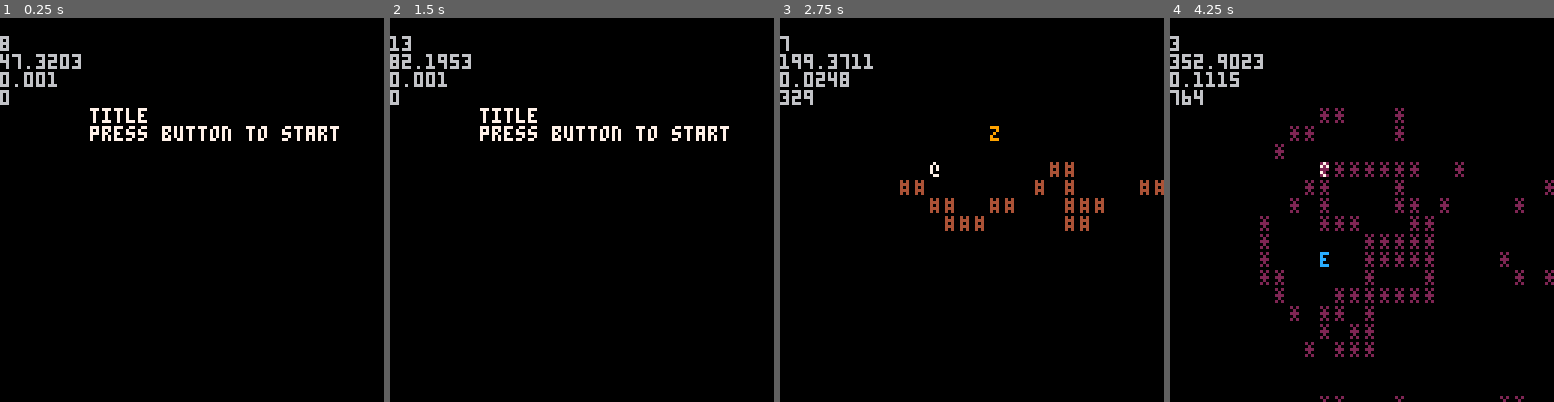
Above: before the commit, frames 1-4 (left to right).
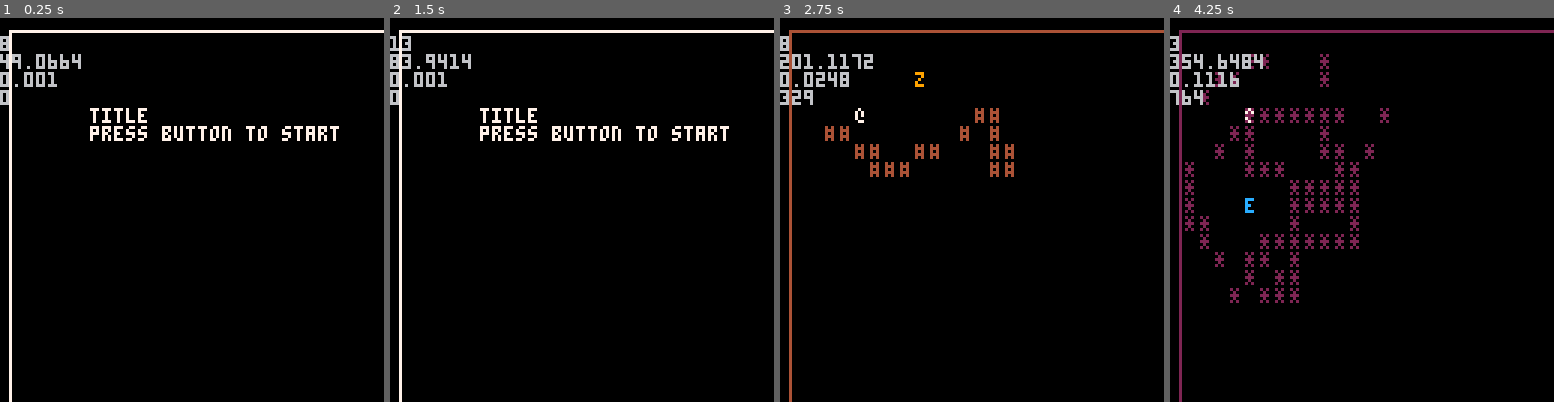
Above: after the commit, the same moments.

Repository: arnodick/castle
Game: PICO-8 cartridge castle.p8
The game is run twice, just before and just after one commit, with the same random seed, the same clock (stepped at 60 frames per second) and the same inputs.
Inputs:
- Up to frame 1 (0.25 s): no input
- Up to frame 2 (1.5 s): tap X (X key) at 0.33, 1.07 s; tap O (Z key) at 0.7 s
- Up to frame 3 (2.75 s): hold Right 1.6-2.1 s; tap O (Z key) at 1.7, 2.1, 2.5 s; tap X (X key) at 1.85 s; hold Up 2.15-2.42 s; hold Right from 2.47 s (still down)
- Up to frame 4 (4.25 s): tap O (Z key) every 0.4 s from 2.9 to 4.1 s; tap X (X key) at 2.97, 4.08 s; release Right at 3.03 s; hold Left 3.08-3.58 s; hold Down 3.63-3.97 s; hold Right from 4.02 s (still down)

The runs differ from the first frame. In frame 1, 1.6% of the frame differs, in the area x 2-100%, y 3-100%; in frame 2, 1.7%; in frame 3, 4.7%; in frame 4, 7.7%.

Commit message:
screen stuff and attack power

Diff:
--- a/castle.p8
+++ b/castle.p8
@@ -26,8 +26,12 @@
 		sector_a=4
 		room_w=sector_s*sector_a
 		loadmap(room_w,sector_a)
-		p=makeactor(1,actortypes[1].ch,5,5,actortypes[1].c,actortypes[1].m)
-		cam[1]=p.x*cellw-10*cellw cam[2]=p.y*cellh-8*cellh
+		p=makeactor(1,5,5)
+		--cam[1]=p.x*cellw-10*cellw cam[2]=p.y*cellh-8*cellh
+		--cam[2]=p.y*cellh-8*cellh
+		--cam[1]=(p.x%sector_a)*sector_s
+		cam[1]=flr(p.x/sector_s)*sector_s*cellw
+		cam[2]=flr(p.y/sector_s)*sector_s*cellh
 		loadactors(room_w)
 	end
 end
@@ -44,7 +48,10 @@
 			foreach(actors,doactor)
 		end
 		foreach(actors,shake)
-		cam[1]=p.x*cellw-10*cellw cam[2]=p.y*cellh-8*cellh
+		--cam[1]=p.x*cellw-10*cellw cam[2]=p.y*cellh-8*cellh
+		cam[1]=flr(p.x/sector_s)*sector_s*cellw
+		cam[2]=flr(p.y/sector_s)*sector_s*cellh
+		--cam[2]=p.y*cellh-8*cellh
 		if btnp(4) then
 			level+=1
 			if level>3 then level=0 end
@@ -70,7 +77,8 @@
 		foreach(actors,drawactor)
 	end
 --		if debug then print(xs,16*cellw+cellw,16*cellh+cellh) end
---		rect(-2+cellw,-2+cellh,16*cellw+cellw-1,16*cellh+cellh)
+		--rect(-2+cellw,-2+cellh,16*cellw-1,16*cellh)
+		rect(-2+cellw,-2+cellh,64*cellw-1,64*cellh)
 	if debug then
 		for a=1,#debug_l do
 			print(debug_l[a],cam[1],cam[2]+a*6,6)
@@ -107,7 +115,7 @@
 		for a=1,r do
 			local cell=room[a][b]
 			if cell>0 then
-				makeactor(cell,actortypes[cell].ch,a,b,actortypes[cell].c,actortypes[cell].m)
+				makeactor(cell,a,b)
 			end
 		end
 	end
@@ -186,16 +194,17 @@
 	end
 end
 
-function makeactor(t,ch,x,y,c,m)
+function makeactor(t,x,y)
 	local a={}
 	a.t=t
-	a.ch=ch
 	a.x=x
 	a.y=y
-	a.c=c
-	a.m=m
 	a.attack=0
 	a.attackdir=0
+	a.attackpwr=3
+	if #actors==0 then
+		a.attackpwr=2
+	end
 	a.hit=0
 	a.shakex=0
 	a.shakey=0
@@ -204,7 +213,13 @@
 end
 
 function drawactor(a)
-	print(a.ch,a.x*cellw+a.shakex,a.y*cellh+a.shakey,a.c)
+--cam[1]=flr(p.x/sector_s)*sector_s*cellw
+		--cam[2]=flr(p.y/sector_s)*sector_s*cellw
+	if (flr((a.x)/sector_s)*sector_s*cellw)==cam[1] then
+		if(flr((a.y)/sector_s)*sector_s*cellh)==cam[2] then
+			print(actortypes[a.t].ch,a.x*cellw+a.shakex,a.y*cellh+a.shakey,actortypes[a.t].c)
+		end
+	end
 --	print(a.x,a.x*cellw+cellw,a.y*cellh,a.c)
 --	print(a.y,a.x*cellw,a.y*cellh+cellh,a.c)
 end
@@ -220,10 +235,10 @@
 end
 
 function movetype(a)
-	if a.m==1 then
+	if actortypes[a.t].m==1 then
 		return btnp()
 	end
-	if a.m==2 then
+	if actortypes[a.t].m==2 then
 		return followactor(a,p)
 	end
 end
@@ -232,12 +247,18 @@
 	if d!=0 then
 		local dire=direction(d)
 
+		if a.x+dire[1]<1 then a.x=room_w end
+		if a.x+dire[1]>=room_w then a.x=1 end
+		if a.y+dire[2]<1 then a.y=room_w end
+		if a.y+dire[2]>=room_w then a.y=1 end
+--		if a.x+dire[1]>1 then a.x=64 end
 		if room[a.x+dire[1]][a.y+dire[2]]==0 then
 			room[a.x][a.y]=0
 			a.x+=dire[1] a.y+=dire[2]
 			room[a.x][a.y]=a.t
 		else return true
 		end
+
 	end
 end
 
@@ -270,7 +291,7 @@
 			end
 			a.attack=6
 			if t.hit==0 then
-				t.hit=2
+				t.hit=a.attackpwr
 				moveactor(t,d)
 			else
 				sfx(1)
@@ -282,16 +303,19 @@
 end
 
 function doactor(a)
-	if a.m>0 then
-		if a.hit>0 then
-			a.hit-=1
-		else
+	if actortypes[a.t].m>0 then
+		--if a.hit>0 then
+		--	a.hit-=1
+		--else
+		if a.hit==0 then
 			local d=movetype(a)
 			if moveactor(a,d) then
 				for target in all(actors) do
 					colactor(a,d,target)
 				end
 			end
+		else
+			a.hit-=1
 		end
 	end
 end
